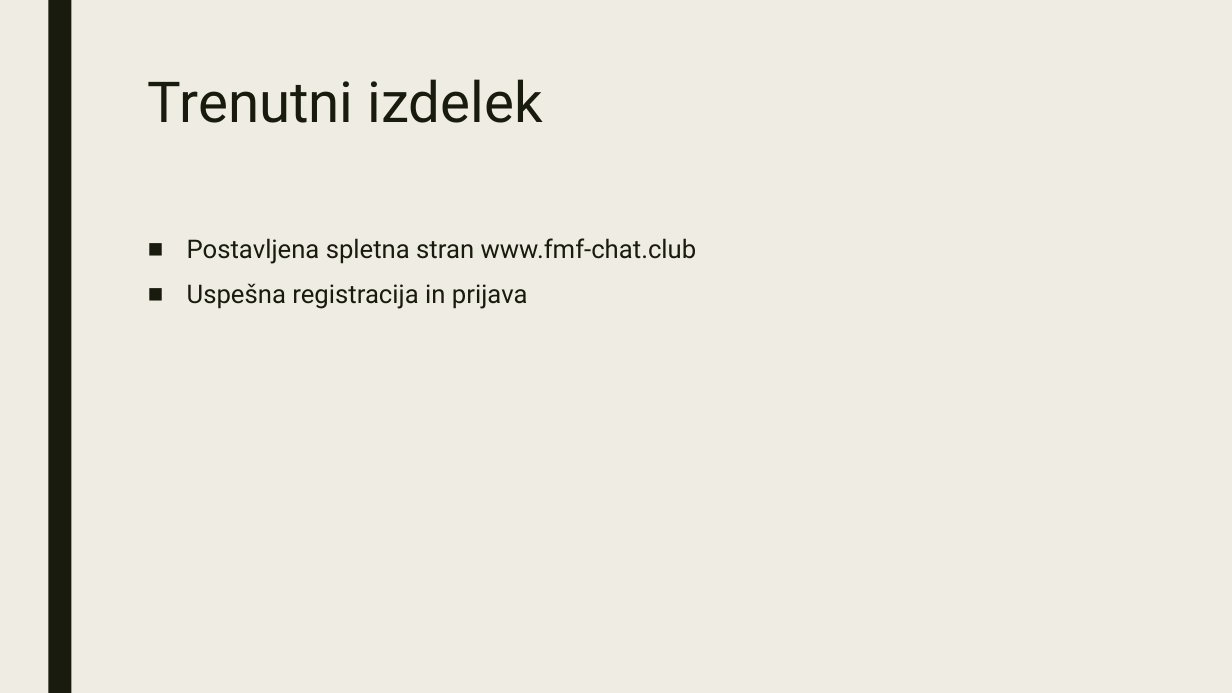
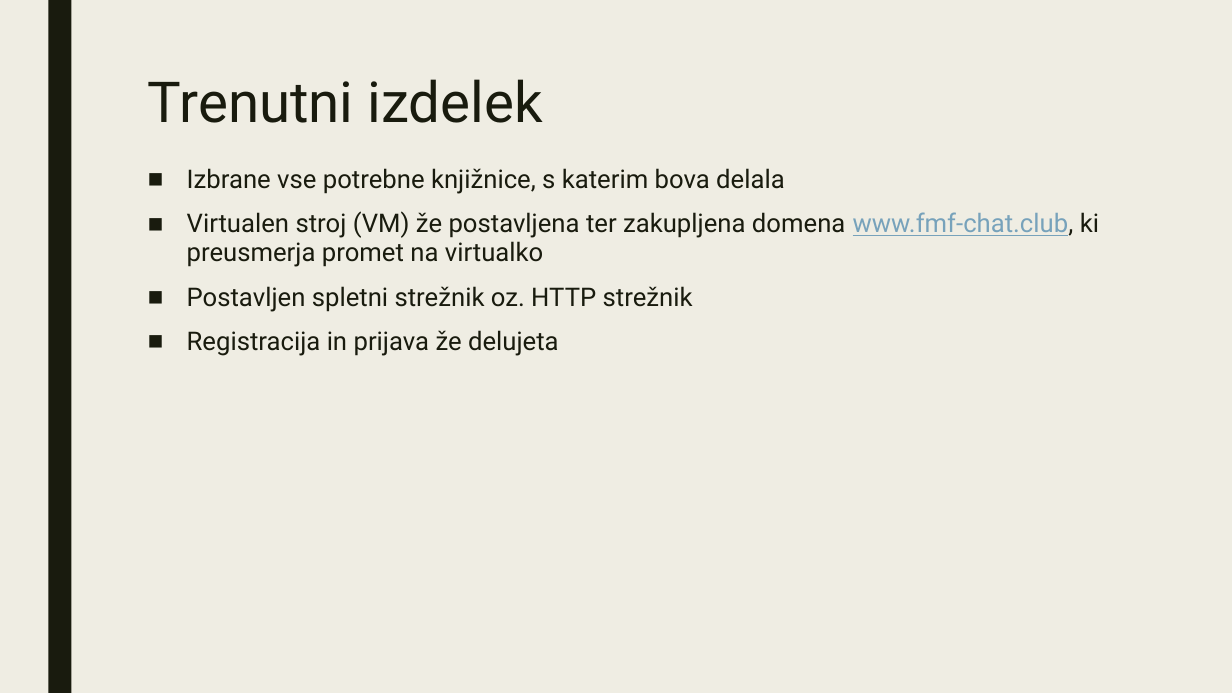
Before and after one commit to viliwonka/messenger, a slide deck: slide 5 of internetna klepetalnica.pptx (slide 4 before the commit). Drawn at 1232x693 pixels with LibreOffice and Linux fonts; fonts in the diff are those of the drawing. Boxes give left, top, right and bottom in pixels: in the first picture for what was removed or moved away, otherwise in the second. Text is boxed around its words. In the diff, an @@ line names an element or a change of style, - is before the commit and + after.

Commit message:
presentation update

```diff
--- a/internetna klepetalnica.pptx
+++ b/internetna klepetalnica.pptx
@@ text at [187, 168, 1099, 356]: text changed @@
-■ Postavljena spletna stran www.fmf-chat.club
-■ Uspešna registracija in prijava
+■ Izbrane vse potrebne knjižnice, s katerim bova delala
+■ Virtualen stroj (VM) že postavljena ter zakupljena domena www.fmf-chat.club, ki preusmerja promet na virtualko
+■ Postavljen spletni strežnik oz. HTTP strežnik
+■ Registracija in prijava že delujeta
```
Also in this commit, not shown: 2 other slides changed, 1 slide added.
